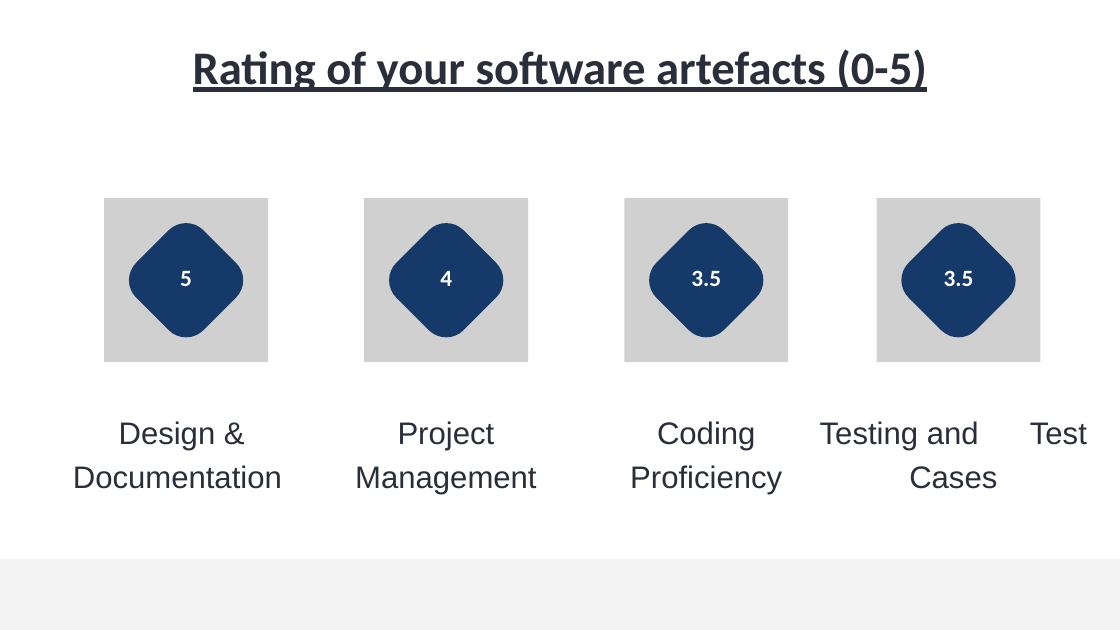
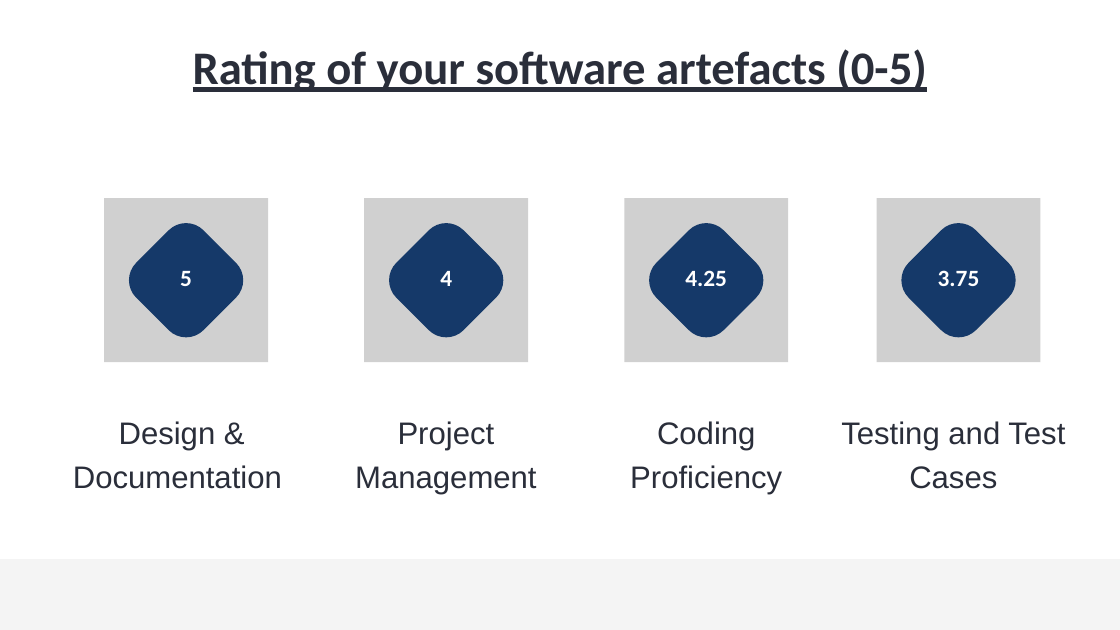
Before and after one commit to zeelghori27012004/ConnectCo, a slide deck: slide 9 of Labs/G23_ConnectCo.pptx. Drawn at 1120x630 pixels with LibreOffice and Linux fonts; fonts in the diff are those of the drawing; grey boxes stand for pictures. Boxes give left, top, right and bottom in pixels: in the first picture for what was removed or moved away, otherwise in the second. Text is boxed around its words. In the diff, an @@ line names an element or a change of style, - is before the commit and + after.

```diff
--- a/Labs/G23_ConnectCo.pptx
+++ b/Labs/G23_ConnectCo.pptx
@@ text at box(685, 270, 727, 286): text changed @@
-3.5
+4.25
@@ text at box(938, 270, 980, 286): text changed @@
-3.5
+3.75
@@ text "Testing and Test Cases" rewrapped from box(820, 421, 1087, 450) to box(841, 421, 1065, 489) @@
```
Also in this commit, not shown: 2 other slides changed, 1 slide added, 1 slide removed, 1 other file.
